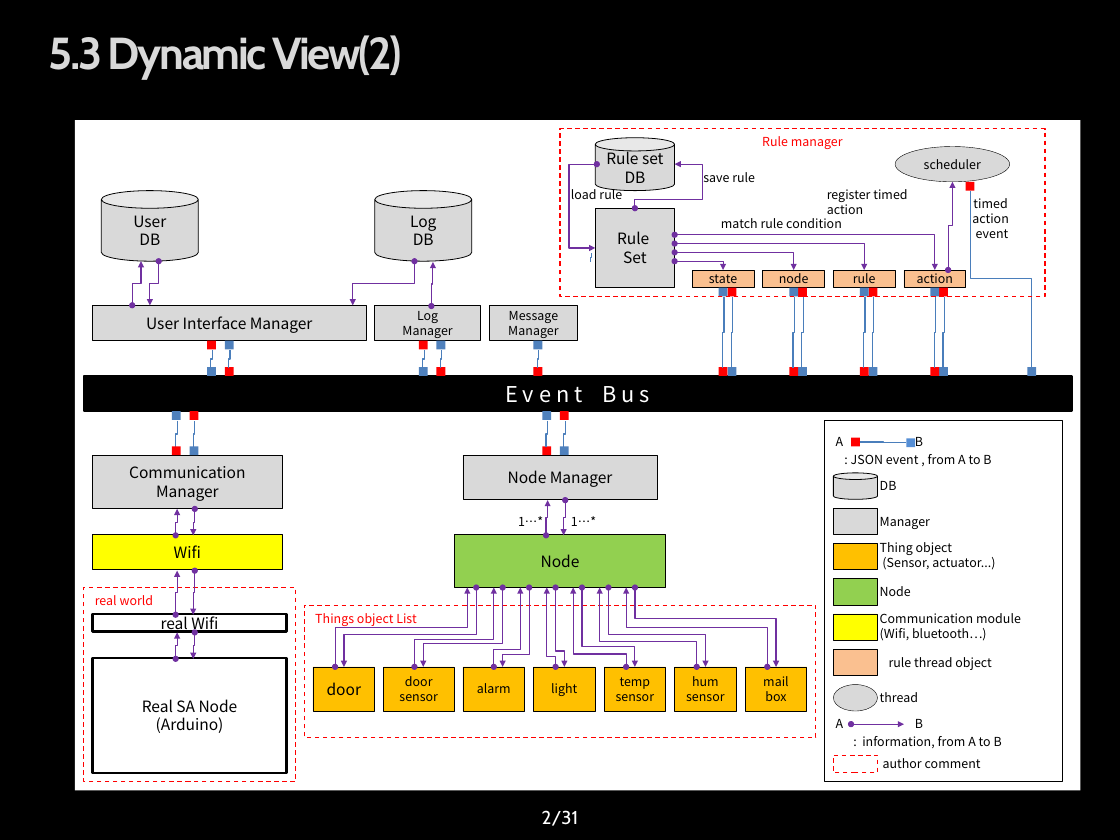
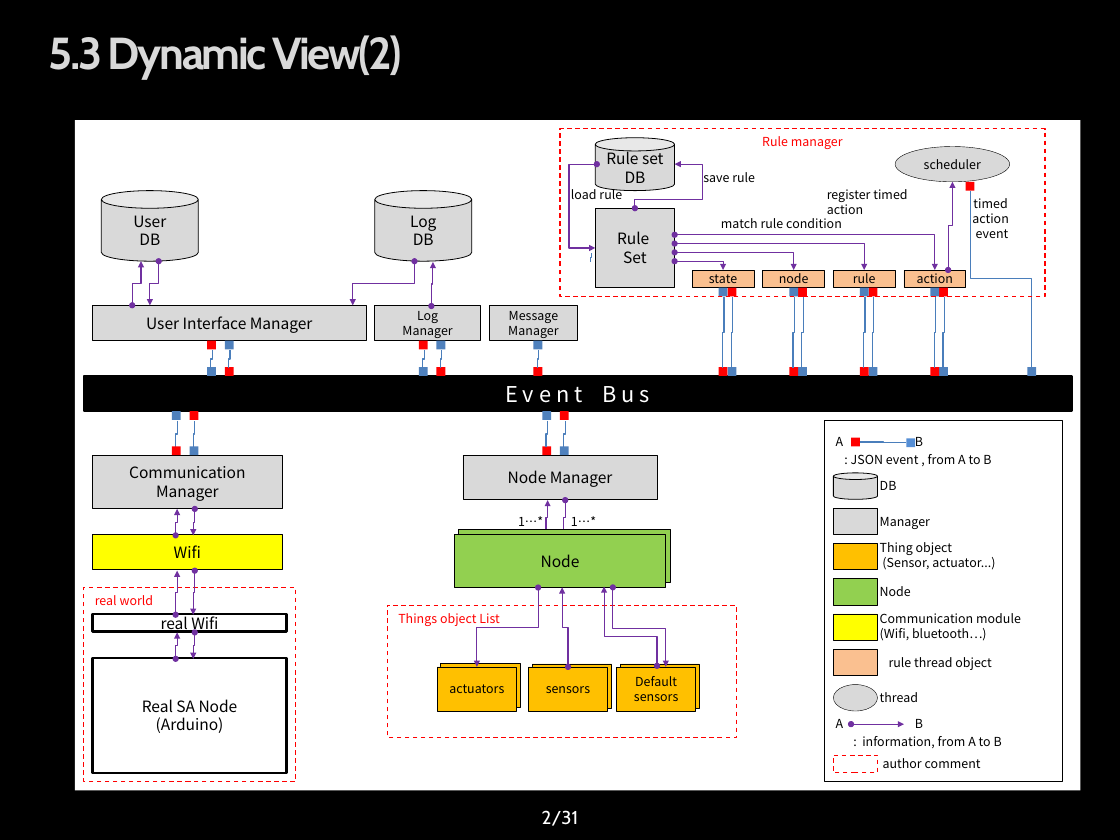
Before and after one commit to youkkwon/smarthome, a slide deck: slide 2 of doc/dynamic view 15060900.pptx. Drawn at 1120x840 pixels with LibreOffice and Linux fonts; fonts in the diff are those of the drawing; background and template pictures are left out. Boxes give left, top, right and bottom in pixels: in the first picture for what was removed or moved away, otherwise in the second. Text is boxed around its words. In the diff, an @@ line names an element or a change of style, - is before the commit and + after.

```diff
--- a/doc/dynamic view 15060900.pptx
+++ b/doc/dynamic view 15060900.pptx
@@ rectangle added at <box>459,529,671,581</box>, fill #92D050, outline #000000 0.5 pt, 10 pt, text #000000 @@
+Node
@@ elbow double arrow removed from (335, 666) to (467, 588) @@
@@ elbow double arrow removed from (476, 588) to (344, 666) @@
@@ elbow double arrow removed from (414, 666) to (494, 588) @@
@@ elbow double arrow removed from (503, 588) to (423, 666) @@
@@ elbow double arrow moved from (529, 588) - (503, 666) to (538, 588) - (477, 666) @@
@@ elbow double arrow removed from (494, 666) to (521, 588) @@
@@ elbow double arrow removed from (556, 588) to (564, 666) @@
@@ elbow double arrow moved from (556, 666) - (547, 588) to (568, 666) - (562, 587) @@
@@ elbow double arrow removed from (697, 666) to (599, 588) @@
@@ elbow double arrow moved from (626, 666) - (573, 588) to (657, 666) - (604, 587) @@
@@ elbow double arrow removed from (608, 588) to (706, 666) @@
@@ elbow double arrow moved from (582, 588) - (635, 666) to (613, 587) - (665, 666) @@
@@ elbow double arrow removed from (767, 666) to (626, 588) @@
@@ elbow double arrow removed from (635, 588) to (776, 666) @@
@@ rectangle "Things object List": place and size @@
-rectangle "Things object List" at <box>305,605,816,737</box>
+rectangle "Things object List" at <box>388,605,737,737</box>
@@ rectangle "actuators": place and size @@
-rectangle "actuators" at <box>314,666,375,710</box>
+rectangle "actuators" at <box>437,666,516,710</box>
@@ rectangle added at <box>441,664,521,708</box>, fill #FFC000, outline #000000 0.5 pt, 8 pt, text #000000 @@
+actuators
@@ text in rectangle at <box>453,684,508,693</box>: text changed; size 10 to 8 pt @@
-door
+actuators
@@ rectangle "sensors": place and size @@
-rectangle "sensors" at <box>384,666,455,710</box>
+rectangle "sensors" at <box>529,666,608,710</box>
@@ rectangle added at <box>532,664,612,708</box>, fill #FFC000, outline #000000 0.5 pt, 8 pt, text #000000 @@
+sensors
@@ rectangle removed at <box>533,666,595,710</box> @@
-light
@@ text in rectangle at <box>546,686,590,693</box>: text changed @@
-door
-sensor
+sensors
@@ rectangle removed at <box>604,666,665,710</box> @@
-temp
-sensor
@@ rectangle "Default": place and size @@
-rectangle "Default" at <box>463,666,524,710</box>
+rectangle "Default" at <box>616,668,696,711</box>
@@ rectangle added at <box>620,664,700,708</box>, fill #FFC000, outline #000000 0.5 pt, 8 pt, text #000000 @@
+Default
+sensors
@@ text in rectangle at <box>634,676,681,701</box>: text changed @@
-alarm
+Default
+sensors
@@ rectangle removed at <box>674,666,736,710</box> @@
-hum
-sensor
@@ rectangle removed at <box>745,666,806,710</box> @@
-mail
-box
```
Also in this commit, not shown: 1 other slide changed.
